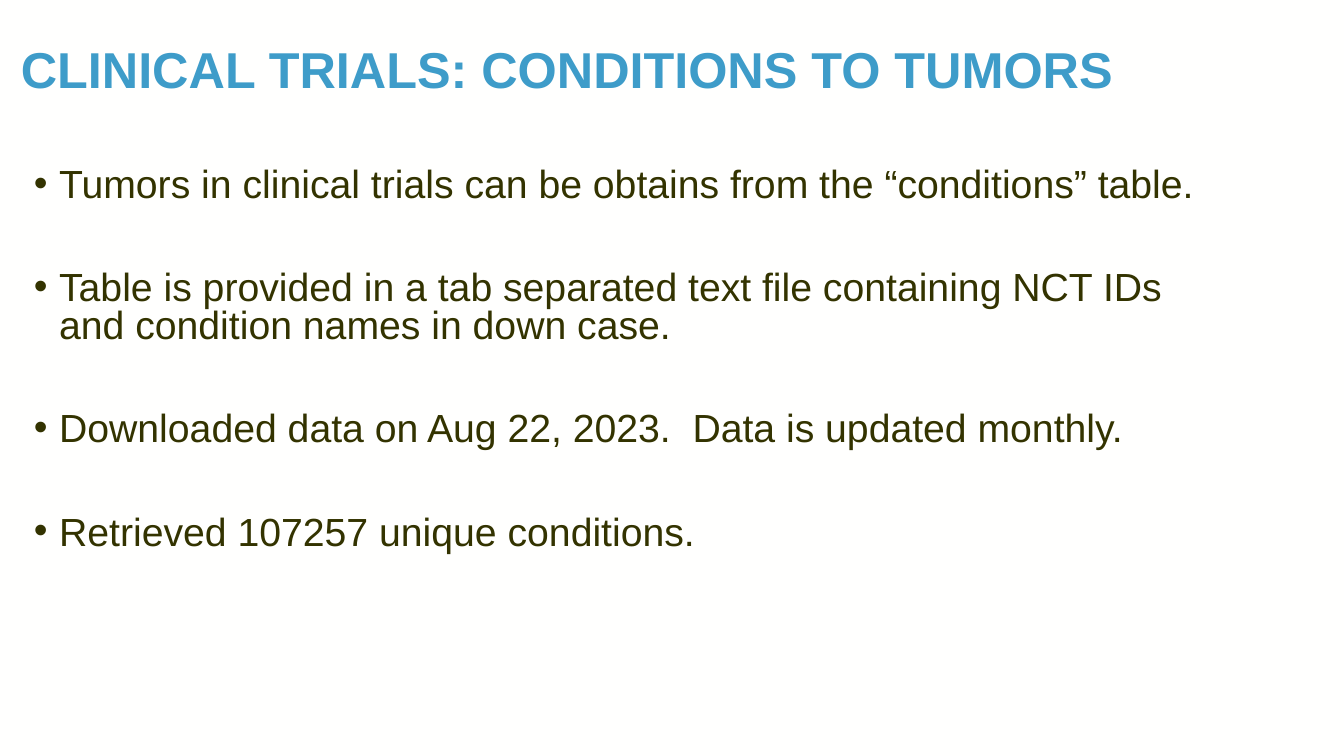
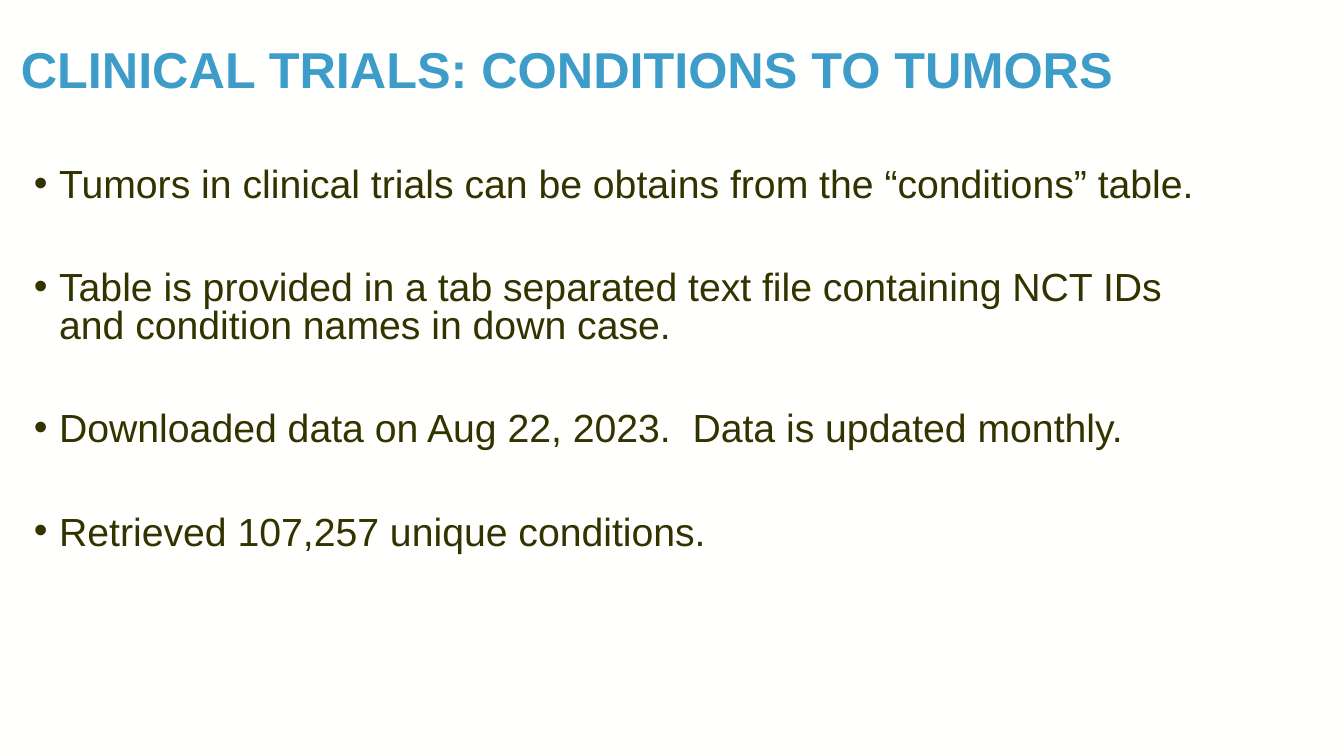
Before and after one commit to TaylorResearchLab/CANTOS, a slide deck: slide 8 of presentations/BIG_2024.pptx. Drawn at 1344x756 pixels with LibreOffice and Linux fonts; fonts in the diff are those of the drawing; background and template pictures are left out. Boxes give left, top, right and bottom in pixels: in the first picture for what was removed or moved away, otherwise in the second. Text is boxed around its words. In the diff, an @@ line names an element or a change of style, - is before the commit and + after.

```diff
--- a/presentations/BIG_2024.pptx
+++ b/presentations/BIG_2024.pptx
@@ text at [59, 517, 705, 554]: text changed @@
-• Retrieved 107257 unique conditions.
+• Retrieved 107,257 unique conditions.
```
Also in this commit, not shown: 10 other slides changed, 3 slides added, 1 slide removed, 4 other files.
